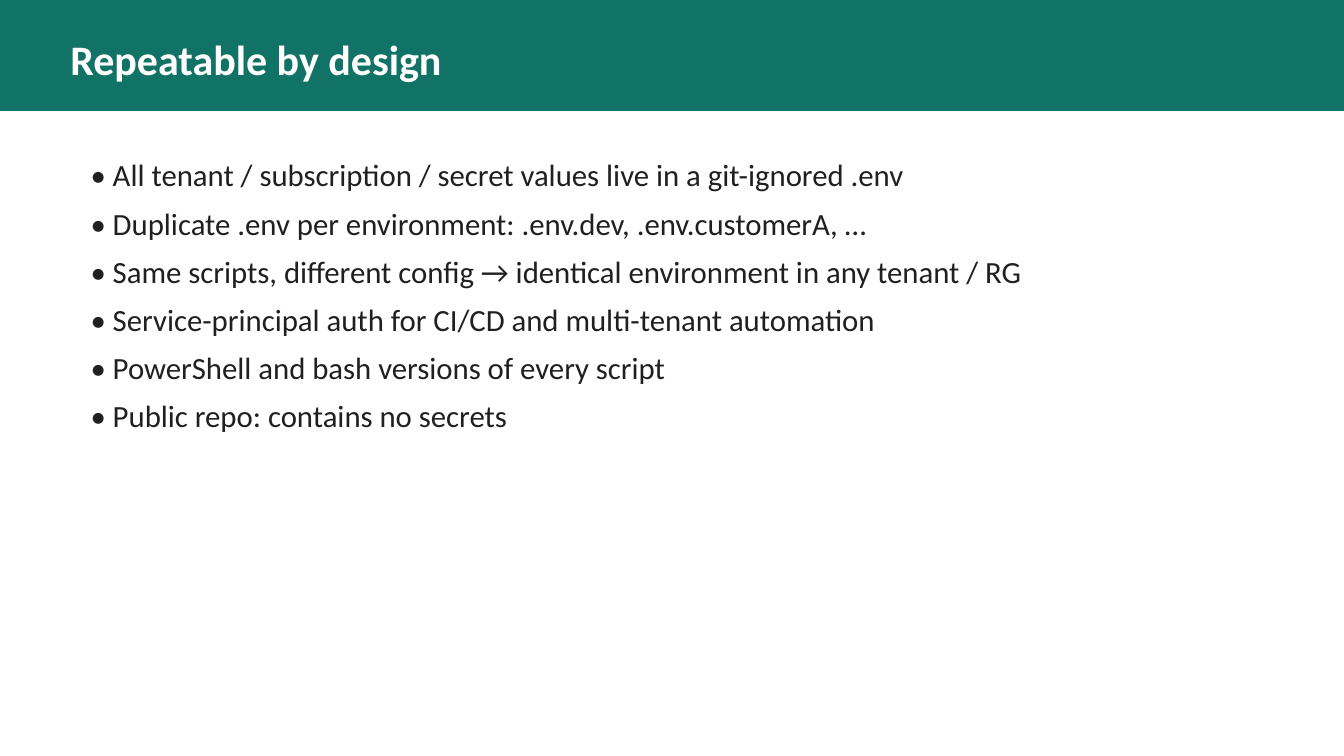
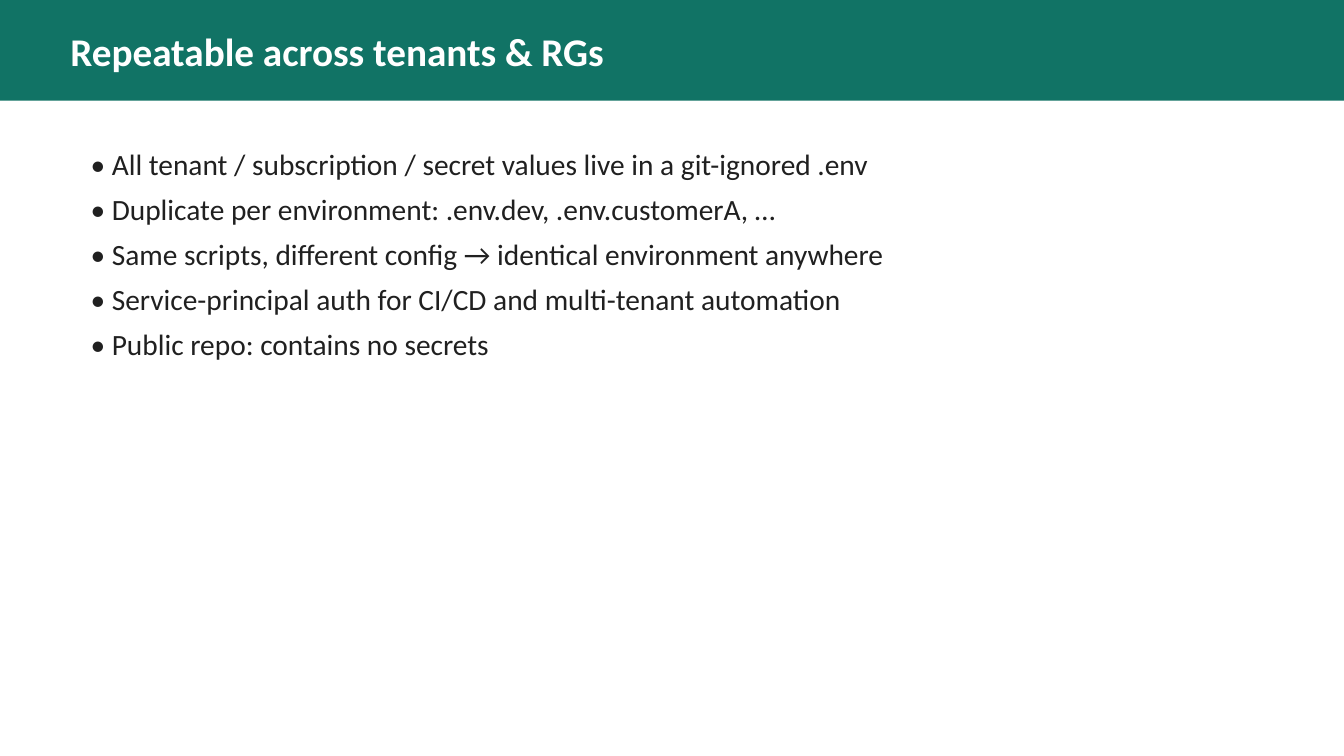
Before and after one commit to melabadi/fabric-as-code, a slide deck: slide 7 of docs/Fabric-as-Code.pptx (slide 4 before the commit). Drawn at 1344x756 pixels with LibreOffice and Linux fonts; fonts in the diff are those of the drawing. Boxes give left, top, right and bottom in pixels: in the first picture for what was removed or moved away, otherwise in the second. Text is boxed around its words. In the diff, an @@ line names an element or a change of style, - is before the commit and + after.

```diff
--- a/docs/Fabric-as-Code.pptx
+++ b/docs/Fabric-as-Code.pptx
@@ rectangle: place and size @@
-rectangle at (0, 0, 1344, 111)
+rectangle at (0, 0, 1344, 101)
@@ text at (70, 38, 603, 72): text changed; size 30 to 28 pt @@
-Repeatable by design
+Repeatable across tenants & RGs
@@ text "• All tenant / subscription ...": place and size @@
-text "• All tenant / subscription ..." at (113, 164, 1021, 432)
+text "• All tenant / subscription ..." at (112, 154, 883, 360)
@@ text at (112, 154, 867, 360): size 22 to 21 pt in "• All tenant / subscription / secret ...", "• Service-principal auth for CI/CD and multi-tenant ...", "• Public repo: contains no secrets"; less space between paragraphs @@
@@ text at (112, 199, 883, 270): text changed; size 22 to 21 pt @@
-• Duplicate .env per environment: .env.dev, .env.customerA, …
-• Same scripts, different config → identical environment in any tenant / RG
+• Duplicate per environment: .env.dev, .env.customerA, …
+• Same scripts, different config → identical environment anywhere
@@ text at (113, 357, 665, 384): paragraph removed @@
-• PowerShell and bash versions of every script
```
Also in this commit, not shown: 7 other slides changed, 5 slides added, 2 slides removed, 4 other files.
